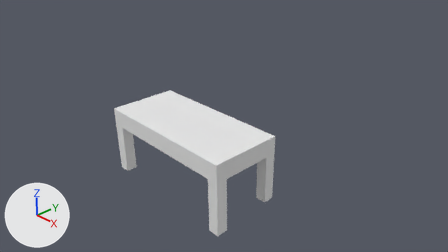
Renders of the Blender file orig/table/table.blend from each side of a commit.
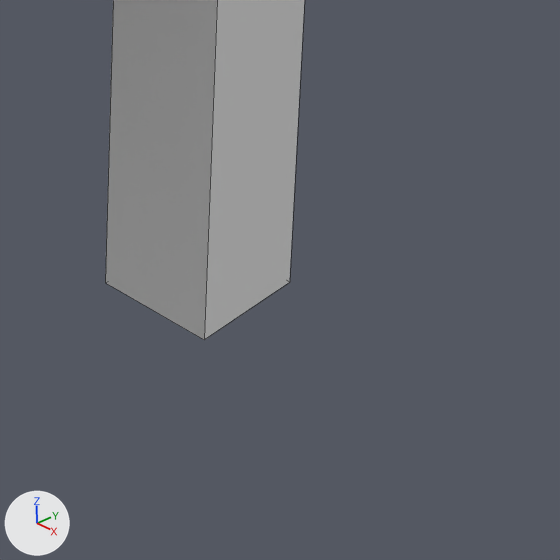
The first picture shows the older version from the file's camera 'Camera'. The close-ups show both versions on the part from 55% to 66% of the width and 69% to 88% of the height of that picture; other places that the commit changed are outside them. Every picture has the same lights, and +X, +Y and +Z are marked at lower left. The close-ups show mesh edges as thin lines.
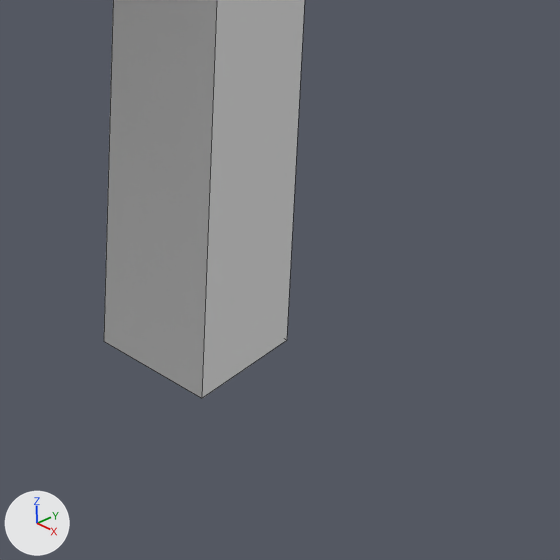
The edits, one by one:
me_cube has 48 vertices, 46 faces and spans x -3.05..1.31, y -1.0..1.0, z -1.0..7.08.
me_cube is used by ob_cube; location (0.0, 0.0, 1.783); scale (1.0, 1.0, -0.249).
Before the commit, vertices of me_cube: 36 (1.0, 0.69, 6.53) at pixel (105, 282), 37 (1.31, 0.69, 6.53) at pixel (204, 339), 38 (1.31, 0.99, 6.48) at pixel (289, 282), 39 (1.0, 1.0, 6.46).
Part 1, on me_cube:
Vertices 36 to 39 of me_cube move by (0.0, 0.0, 0.67).

Changed parts and their boxes (x1, y1, x2, y2) in the close-ups (560 x 560 px):
'Cube', reshaped: before (105, 0, 305, 340); after (104, 0, 305, 398)
